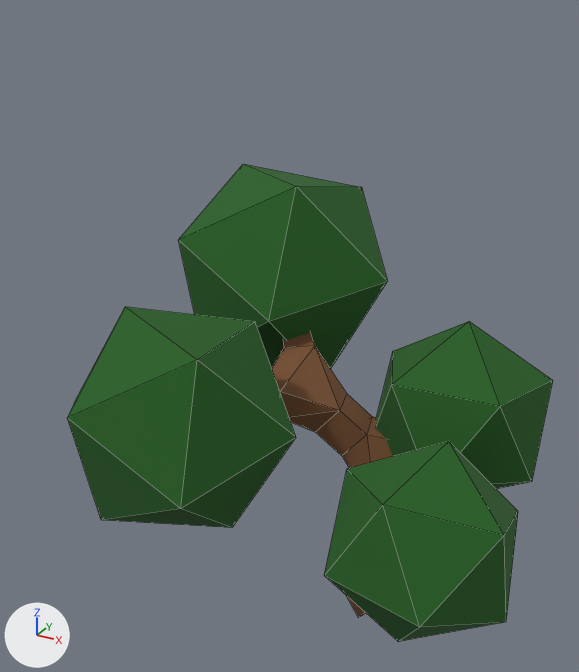
Two versions of the FBX model Assets/Resources/Tundra/Tundra_Bush_Small.fbx, one commit apart.
Rendered twice from a 50 mm lens placed at (-63.41, 13.9, 1.86), pointed at (-64.58, 16.03, 0.8). The axes (+X, +Y, +Z) are drawn at lower left. The lights are the same throughout. Mesh edges are drawn as thin lines. Where no turn or scale is listed for an object, it has been applied to the vertices.
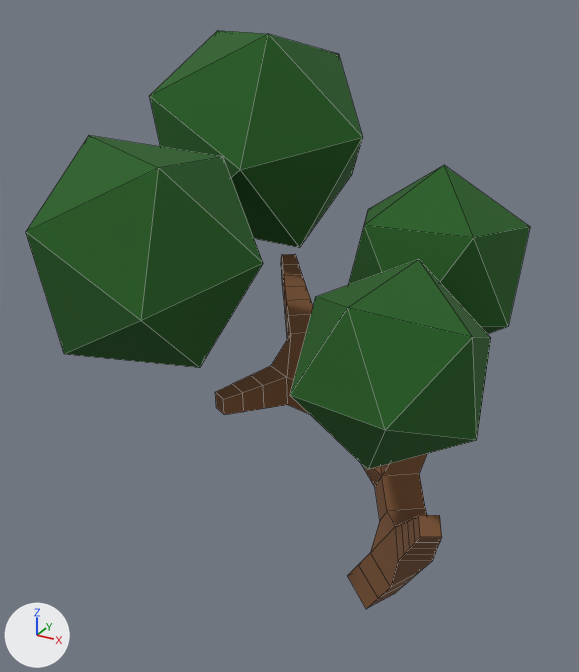
The change in detail:
me_icosphere_029 has 12 vertices, 20 faces and spans x -0.274..0.274, y -0.296..0.296, z -0.313..0.313.
me_icosphere_029 is used by ob_icosphere_058; location (-64.044, 16.204, 0.571).
me_icosphere_029 part 2: a new loose piece, an icosphere of 20 faces spanning x -0.156..0.343, y -0.839..-0.299, z -0.362..0.167, in mat_green_dark (dark green #245f21).
me_icosphere_029 part 3: a new loose piece, an icosphere of 20 faces spanning x -1.198..-0.336, y -0.207..0.591, z -0.062..0.678, in mat_green_dark (dark green #245f21).
me_icosphere_029 part 4: a new loose piece, an icosphere of 20 faces spanning x -1.014..-0.292, y -0.958..-0.319, z -0.203..0.435, in mat_green_dark (dark green #245f21).
me_cube_016 is used by ob_cube_016; location (-64.389, 16.018, 0.401).
me_cube_016 had 108 vertices, 113 faces and spanned x -0.453..0.461, y -0.414..0.406, z -0.498..0.488.
me_cube_016 now has 108 vertices, 114 faces and spans x -0.599..0.315, y -0.336..0.485, z -0.033..0.953.
me_cube_016 part 1: the whole mesh is rebuilt.
Object 'Icosphere.060' (ob_icosphere_060) is deleted.
Object 'Icosphere.059' (ob_icosphere_059) is deleted.
Object 'Icosphere.057' (ob_icosphere_057) is deleted.
Object 'Icosphere.058' (ob_icosphere_058) moves from (-64.044, 16.204, 0.571) to (-64.19, 16.283, 1.036).
Object 'Cube.016' (ob_cube_016) moves from (-64.389, 16.018, 0.401) to (-64.211, 15.924, 0.0).

What differs and where, as boxes (x1, y1, x2, y2) in the pictures (579 x 672 px):
'Icosphere.058', reshaped, moved (184% wider, 160% taller): before (376, 321, 553, 489); after (26, 31, 530, 470)
'Icosphere.060', deleted (green): before (67, 307, 296, 528)
'Icosphere.057', deleted (green): before (324, 441, 518, 642)
'Icosphere.059', deleted (green): before (178, 164, 387, 369)
'Cube.016', reshaped, moved: before (272, 332, 392, 617); after (215, 254, 442, 609)
part 2 of me_icosphere_029, added (green): after (290, 260, 491, 470)
part 3 of me_icosphere_029, added (green): after (150, 31, 363, 248)
part 4 of me_icosphere_029, added (green): after (26, 135, 263, 368)
